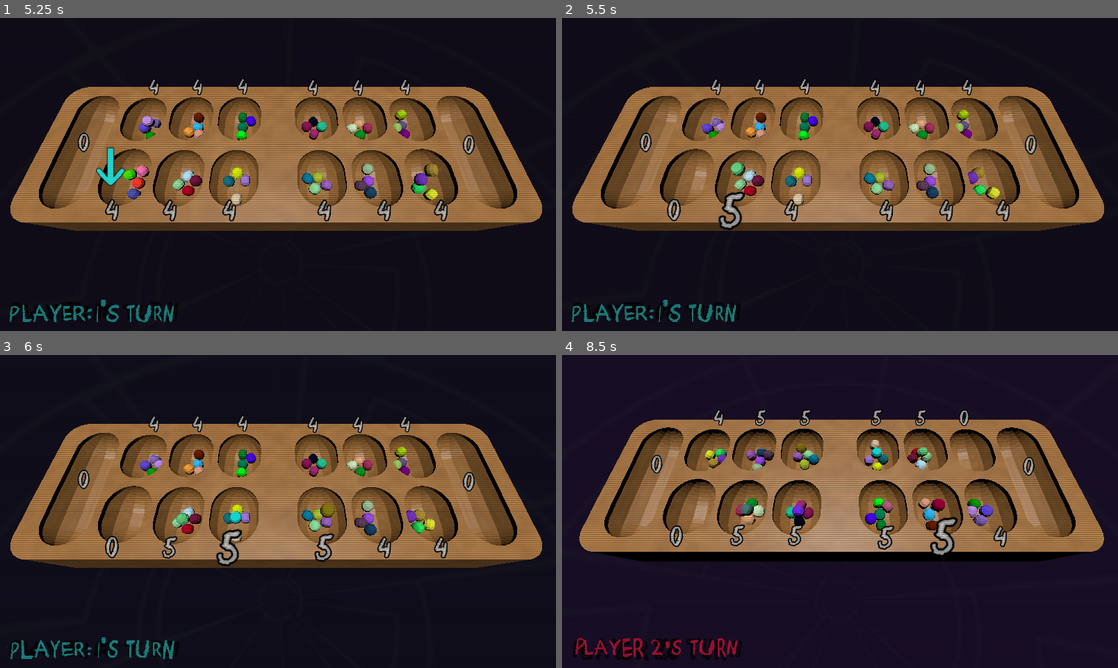
Above: before the commit, frames 1-4 (two rows, left to right).
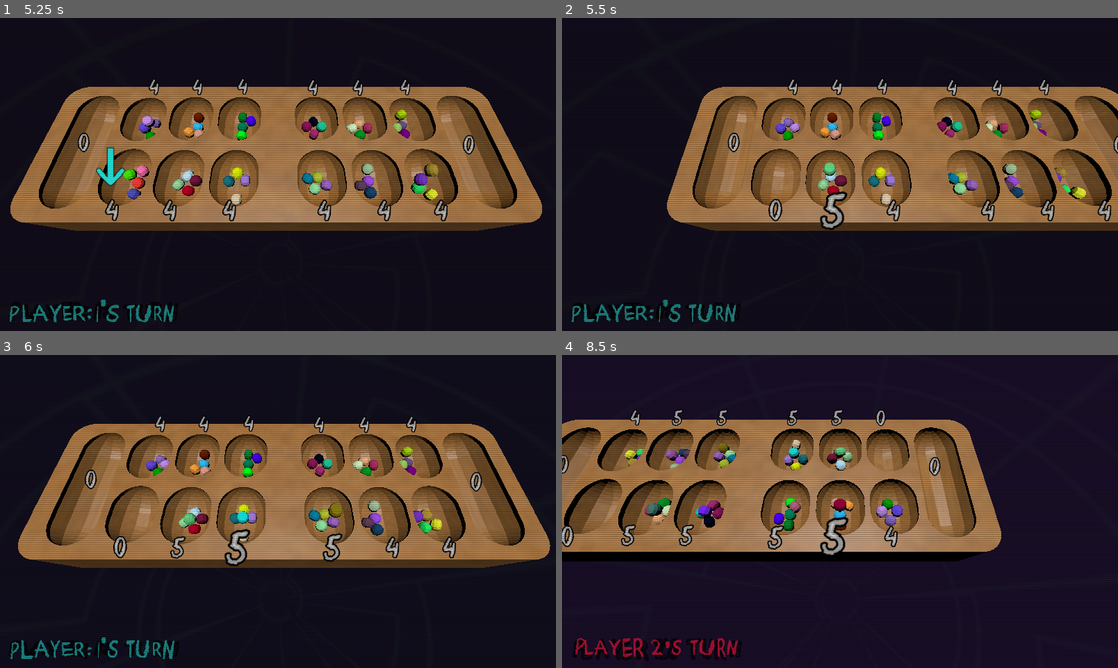
Above: after the commit, the same moments.

Repository: sym-z/3d-mancala
Game: Godot game, scene res://scenes/main_menu.tscn
Two runs of this game, one before a commit and one after it. Both use one fixed random seed, a clock stepped at 60 frames per second and the inputs below.
Inputs:
- Up to frame 1 (5.25 s): click "PLAY" at 0.5 s; hold Right (ui_right) 1.28-2.03 s; hold Space (ui_select) 1.28-2.03 s; hold Left (ui_left) 2.03-2.78 s; tap S (slam) at 2.1, 3.6, 5.1 s; tap Space (ui_select) at 2.27, 2.3, 2.57, 3.77, 3.8, 4.07 s; hold Space (ui_select) 2.78-3.53 s; hold Right (ui_right) 2.78-4.28 s; hold Space (ui_select) 4.28-5.03 s; hold Left (ui_left) from 4.28 s (still down)
- Up to frame 2 (5.5 s): keep holding Left (ui_left); tap Space (ui_select) at 5.27, 5.3 s
- Up to frame 3 (6 s): keep holding Left (ui_left); tap Space (ui_select) at 5.57 s; hold Space (ui_select) from 5.78 s (still down)
- Up to frame 4 (8.5 s): release Left (ui_left) at 6.53 s; release Space (ui_select) at 6.53 s; hold Right (ui_right) from 6.53 s (still down); tap S (slam) at 6.6, 8.1 s; tap Space (ui_select) at 6.77, 6.8, 7.07, 8.27, 8.3 s; hold Space (ui_select) 7.28-8.03 s

Frame 1 is identical in both runs. In frame 2, 27% of the frame differs, in the area x 1-100%, y 19-68%; in frame 3, 15%; in frame 4, 29%, in the area x 0-98%, y 17-66%.

Commit message:
optional follow camera

Diff:
--- a/src/project.godot
+++ b/src/project.godot
@@ -23,6 +23,7 @@
 
 CrtFilter="*uid://dthg832imncde"
 SceneTransition="*uid://ccuqih0tepkko"
+Globals="*uid://dn2quldovolv3"
 
 [display]
 
--- a/src/scenes/level_script.gd
+++ b/src/scenes/level_script.gd
@@ -17,6 +17,9 @@
 @export_category("Cameras")
 @export var p1_cam : Camera3D
 @export var p2_cam : Camera3D
+var active_cam : Camera3D
+var p1_cam_pos : Vector3
+var p2_cam_pos : Vector3
 
 enum TURN {ONE=1,TWO=2}
 var curr_turn : TURN = TURN.ONE
@@ -43,9 +46,13 @@
 @export var spread_delay : float = 0.3
 #endregion
 func _ready():
+	spread_delay = Globals.game_speed
 	arrow_pointer.global_position = p1_marker_banks[selected_bank].global_position
 	arrow_pointer.visible = false
 	await board_setup()
+	active_cam = p1_cam
+	p1_cam_pos = p1_cam.global_position
+	p2_cam_pos = p2_cam.global_position
 	arrow_pointer.visible = true
 	arrow_pointer.modulate = Color("LIGHT_SEA_GREEN")
 	game_ready = true
@@ -120,11 +127,13 @@
 		curr_turn = TURN.TWO
 		p1_cam.current = false
 		p2_cam.current = true
+		active_cam = p2_cam
 		arrow_pointer.modulate = Color("CRIMSON")
 	else:
 		curr_turn = TURN.ONE
 		p1_cam.current = true
 		p2_cam.current = false
+		active_cam = p1_cam
 		arrow_pointer.modulate = Color("LIGHT_SEA_GREEN")
 
 	# Change arrow to be new selection
@@ -133,6 +142,8 @@
 	selected_bank = 0
 	allow_input = true
 	turn_change.emit()
+	p1_cam.global_position = p1_cam_pos
+	p2_cam.global_position = p2_cam_pos
 
 func check_endgame():
 	var p1_pieces : int = get_p1_total_pieces()
@@ -241,8 +252,9 @@
 			if p1_win == false and p2_win == false:
 				extra_turn.emit()
 				allow_input = true
-
-
+				# Reset cameras
+				p1_cam.global_position = p1_cam_pos
+				p2_cam.global_position = p2_cam_pos
 		# Landed on own side
 		# You can only capture if you land on "your" side and that is the only piece in there now
 		elif final_bank_num < NUM_BANKS:
@@ -254,12 +266,15 @@
 		# Landed in other player's side
 		else:
 			await swap_turn()
+	# Selected bank with 0 pieces
 	else:
 		print("NO PIECES IN SELECTED BANK")
 		allow_input = true
 
 # Similarly to fill banks, used when iterating through banks after choice.
 func place_piece(bank: Marker3D):
+	if Globals.follow_camera:
+		tween_camera(bank.global_position,spread_delay*0.8)
 	var piece_inst : RigidBody3D = piece_scn.instantiate()
 	bank.add_child(piece_inst)
 	piece_inst.global_position = Vector3(bank.global_position.x,bank.global_position.y, bank.global_position.z + randf_range(-piece_inst.pos_variation_magnitude, piece_inst.pos_variation_magnitude))
@@ -294,3 +309,14 @@
 		bank.set_manual.emit(0)
 		await get_tree().create_timer(spread_delay/2).timeout
 #endregion
+
+var tween : Tween = null
+func tween_camera(pos: Vector3, duration):
+	tween = get_tree().create_tween()
+	tween.tween_callback(tween_kill)
+	tween.tween_property(active_cam, "global_position", Vector3(pos.x, active_cam.global_position.y, active_cam.global_position.z), duration)
+	tween.play()
+
+func tween_kill():
+	await tween.finished
+	tween.kill()
--- a/src/scripts/announcer.gd
+++ b/src/scripts/announcer.gd
@@ -3,7 +3,6 @@
 
 func announce(name : String):
 	for key in streams.keys():
-		print(key)
 		if name == key:
 			stream = streams[name]
 			play()
--- /dev/null
+++ b/src/scripts/globals.gd
@@ -0,0 +1,12 @@
+extends Node
+
+var follow_camera : bool = true
+var game_speed : float = 0.3
+# Called when the node enters the scene tree for the first time.
+func _ready():
+	pass # Replace with function body.
+
+
+# Called every frame. 'delta' is the elapsed time since the previous frame.
+func _process(delta):
+	pass
Not shown, added: src/scripts/globals.gd.uid
